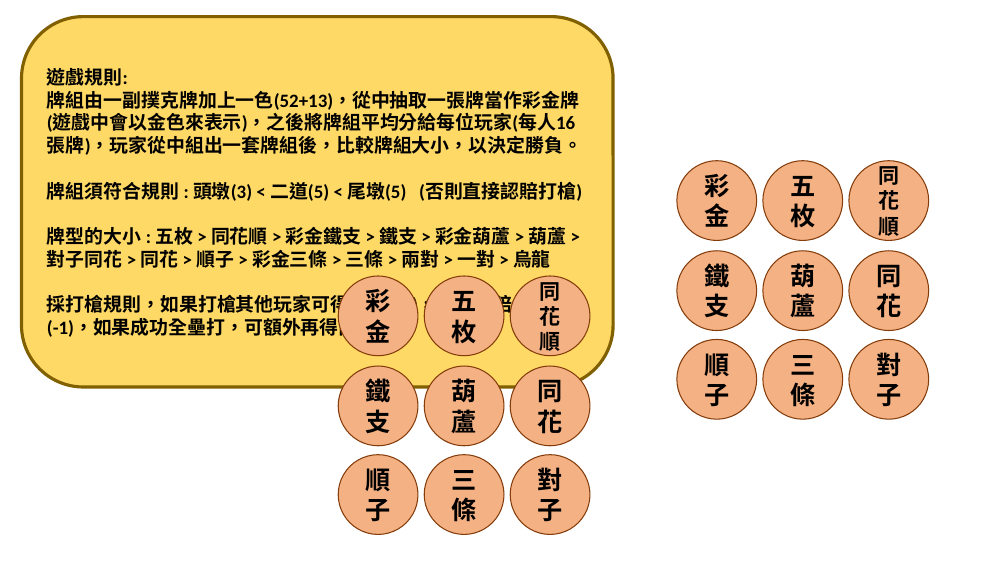
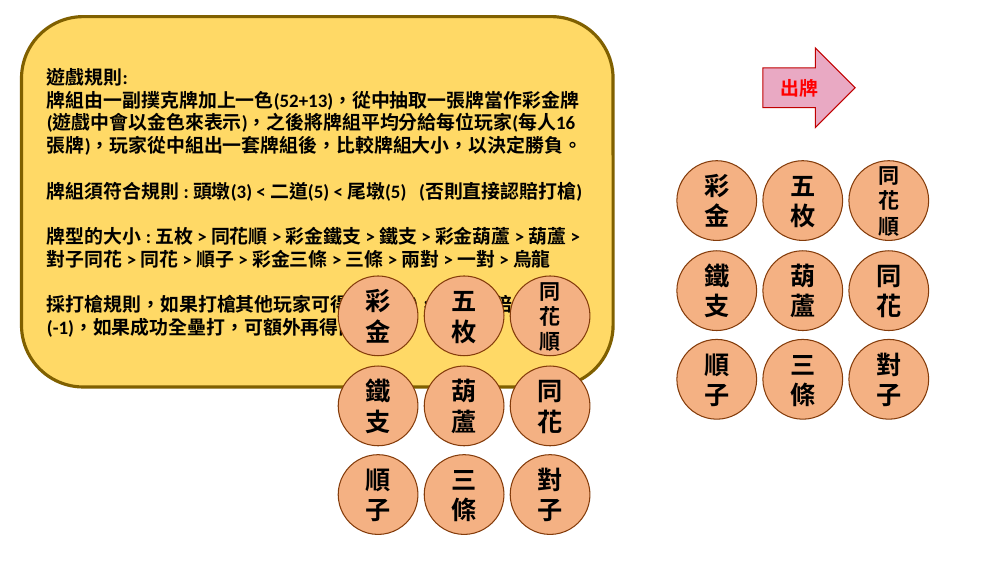
Before and after one commit to findketsuro/thirteen-branches, a slide deck: slide 1 of 圖片製作.pptx. Drawn at 1008x567 pixels with LibreOffice and Linux fonts; fonts in the diff are those of the drawing. Boxes give left, top, right and bottom in pixels: in the first picture for what was removed or moved away, otherwise in the second. Text is boxed around its words. In the diff, an @@ line names an element or a change of style, - is before the commit and + after.

Commit message:
新增出牌按鈕+完成同花彩金

```diff
--- a/圖片製作.pptx
+++ b/圖片製作.pptx
@@ right arrow added at (763, 48, 855, 128), fill #E9A9C3, outline #C00000 1 pt, 18 pt, text #FF0000, bold @@
+出牌
```
Also in this commit, not shown: 2 other files.
